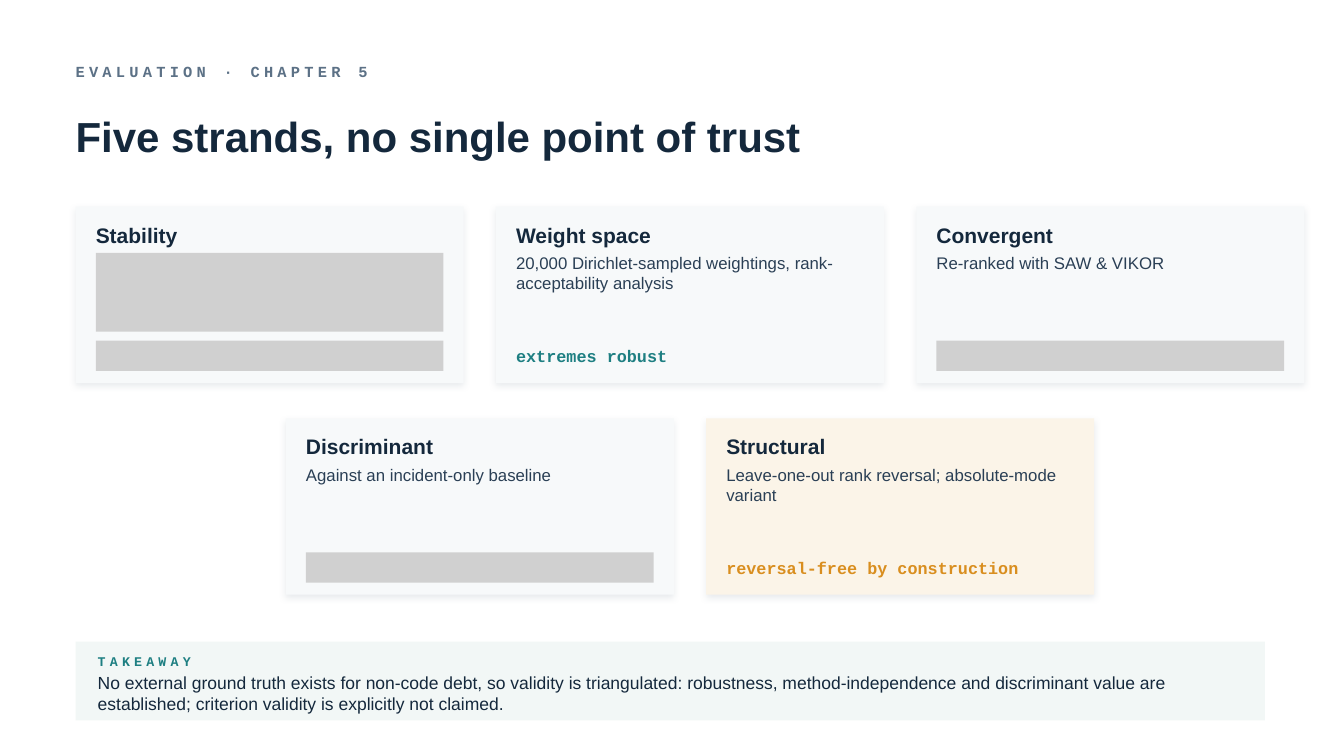
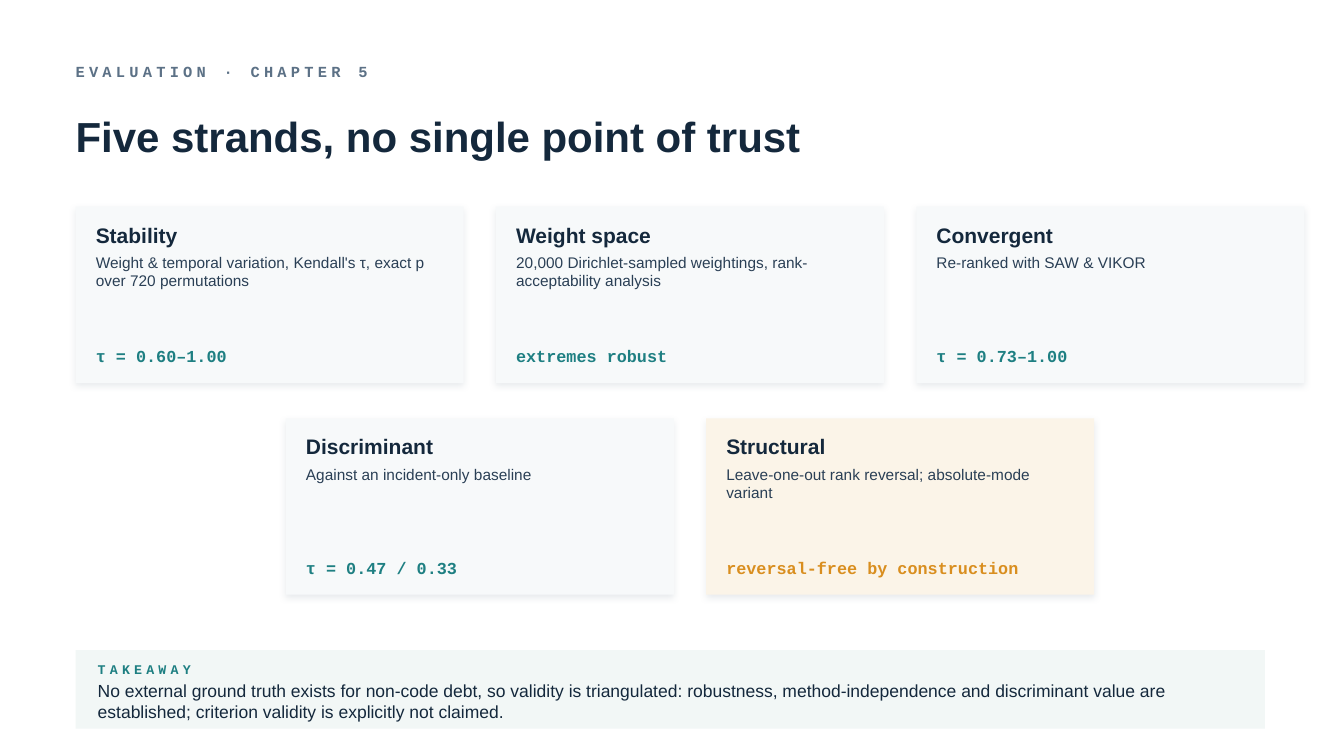
Before and after one commit to TobiZeier/MScProject, a slide deck: slide 8 of presentation/defense.pptx. Drawn at 1344x756 pixels with LibreOffice and Linux fonts; fonts in the diff are those of the drawing; grey boxes stand for pictures. Boxes give left, top, right and bottom in pixels: in the first picture for what was removed or moved away, otherwise in the second. Text is boxed around its words. In the diff, an @@ line names an element or a change of style, - is before the commit and + after.

```diff
--- a/presentation/defense.pptx
+++ b/presentation/defense.pptx
@@ picture removed at (x1=96, y1=253, x2=444, y2=332) @@
@@ text added at (x1=96, y1=257, x2=425, y2=289), 11 pt, text #2A3F55 @@
+Weight & temporal variation, Kendall's τ, exact p over 720 permutations
@@ picture removed at (x1=96, y1=341, x2=444, y2=371) @@
@@ text added at (x1=96, y1=350, x2=227, y2=362), 12 pt, text #1E7F82, bold @@
+τ = 0.60–1.00
@@ text added at (x1=936, y1=350, x2=1068, y2=362), 12 pt, text #1E7F82, bold @@
+τ = 0.73–1.00
@@ picture removed at (x1=937, y1=341, x2=1285, y2=371) @@
@@ size 12 to 11 pt in 4 elements at (x1=516, y1=257, x2=807, y2=289), (x1=936, y1=257, x2=1146, y2=268), (x1=306, y1=469, x2=531, y2=483), (x1=726, y1=469, x2=1030, y2=498) @@
@@ text added at (x1=306, y1=562, x2=457, y2=574), 12 pt, text #1E7F82, bold @@
+τ = 0.47 / 0.33
@@ picture removed at (x1=307, y1=553, x2=654, y2=583) @@
@@ 2 texts, 1 rectangle moved together from (x1=76, y1=642, x2=1265, y2=721) to (x1=76, y1=650, x2=1265, y2=729) @@
```
Also in this commit, not shown: 14 other slides changed, 21 other files.
